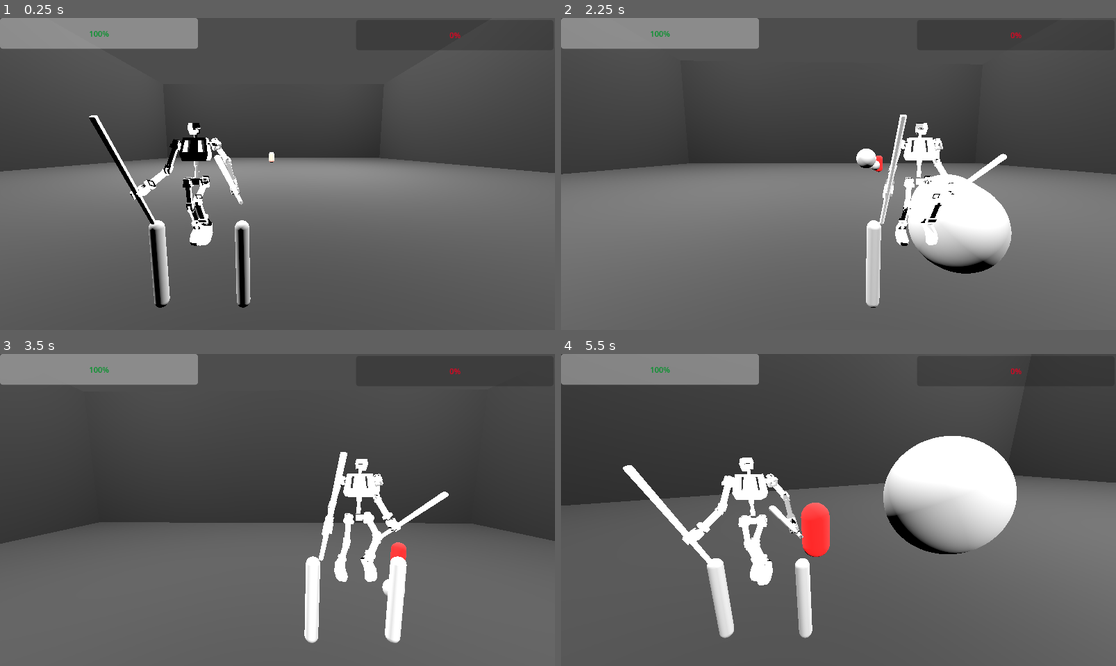
Above: before the commit, frames 1-4 (two rows, left to right).
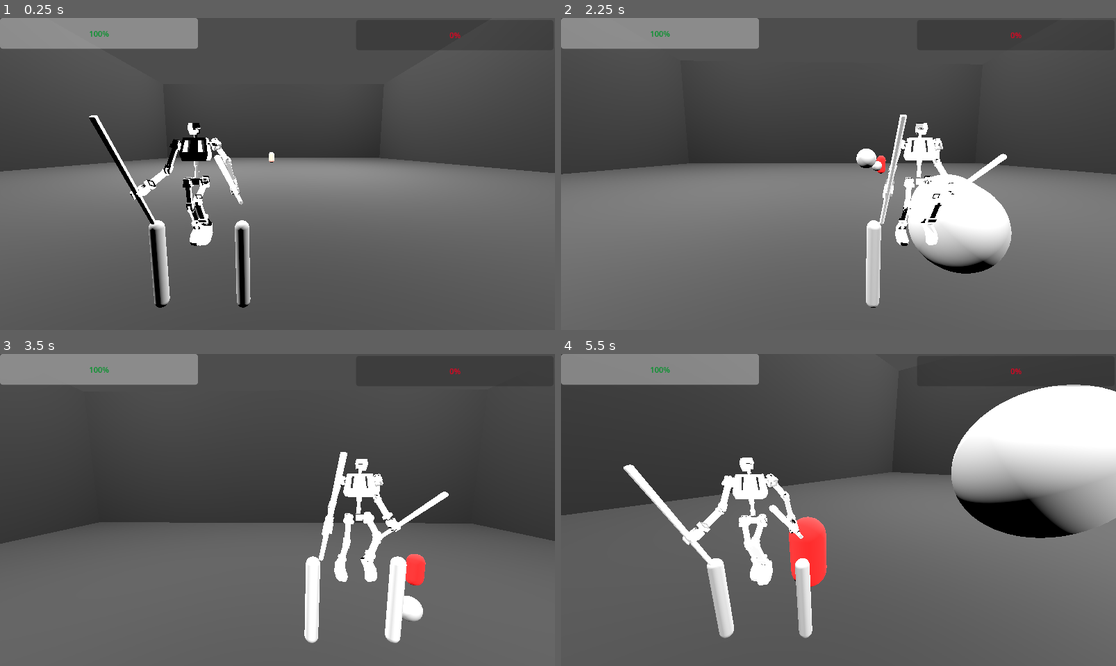
Above: after the commit, the same moments.

Repository: SKeppinger/brickbot-beatdown
Game: Godot game, scene res://demo/demo_arena.tscn
The game is run twice, just before and just after one commit, with the same random seed, the same clock (stepped at 60 frames per second) and the same inputs.
Inputs (mouse positions are in pixels of both pictures, inside the frame that each line leads up to):
- Up to frame 1 (0.25 s): no input
- Up to frame 2 (2.25 s): move the mouse to (866, 174) at 0.52 s; hold W (move_forward) from 0.53 s (still down); tap X (change_shoulder) at 0.6 s; tap Space (jump) at 0.77, 1.52 s; move the mouse to (810, 174) at 1.27 s; click (810, 174) at 1.35 s; move the mouse to (849, 167) at 2.02 s; hold Right mouse button (right_ability) from 2.03 s (still down)
- Up to frame 3 (3.5 s): keep holding W (move_forward); move the mouse to (271, 516) at 2.77 s; release Right mouse button (right_ability) at 2.78 s; tap Shift (special_ability) at 2.85 s; tap Space (jump) at 3.02 s
- Up to frame 4 (5.5 s): keep holding W (move_forward); move the mouse to (877, 513) at 3.52 s; hold Ctrl (sprint) 3.53-4.28 s; tap Space (jump) at 3.77, 4.52 s; move the mouse to (794, 506) at 4.27 s; tap C (target_lock) at 4.35 s; move the mouse to (844, 510) at 5.02 s; tap X (change_shoulder) at 5.1 s

The runs differ from the first frame. In frame 1, less than 0.1% of the frame differs, in the area x 49-50%, y 42-44%; in frame 2, less than 0.1%; in frame 3, 0.7%; in frame 4, 18%, in the area x 0-100%, y 9-92%.

Commit message:
Second enemy attack
Gave the enemy a new attack pattern for its close in mode, fires 4 bullets at 90 degree angles, entire pattern rotates

Diff:
--- a/demo/demo_enemy.gd
+++ b/demo/demo_enemy.gd
@@ -14,10 +14,10 @@
 const GRAVITY = -30.0
 const HURT_DURATION = 0.25
 #I have COPIED this code and I DO NOT understand it.
-## The pivot for rotation
-@onready var pivot = $Pivot
-## The projectile spawn point
-@onready var proj_spawn = $Pivot/ProjectileSpawn
+### The pivot for rotation
+#@onready var pivot = $Pivot
+### The projectile spawn point
+#@onready var proj_spawn = $Pivot/ProjectileSpawn
 
 var direction = Vector3(0, 0, 0)
 var hp = max_hp
@@ -29,25 +29,35 @@
 var target_position = Vector3.ZERO
 var attack_cooldown = 1.0
 var attack_timer = attack_cooldown
+var close_attack_rotation = PI/30
+var y_axis = Vector3(0,1,0)
+@onready var proj_angle = (position.direction_to(player.position)).rotated( y_axis, (PI/4))
 
 func _process(delta):
 	#Current desired behaviors: Pick between wanting to be close or far, then attempt to move to that range. Recheck and change every 15? sec
 	if dir_change_timer <= 0.0:
-		print("dir change timer")
 		dir_change_timer = 15
 		if desired_range == "far":
 			desired_range = "close"
+			attack_cooldown = 0.2
+			var proj_angle = (position.direction_to(player.position)).rotated( y_axis, (PI/4))
+
 		else:
 			#for far distance, moves in a direction perpendicular to the line between it and player, in order to be predictable. this is shitass but should work.
 			desired_range = "far"
-
+			attack_cooldown = 1
 			direction.x = position.direction_to(player.position).z
 			direction.z = sign(randf_range(-1,1))*position.direction_to(player.position).x
 		print(desired_range)
 	else:
+		#if desired_range == "close":
+			#close_attack_rotation += (PI/8)*delta
 		dir_change_timer -= delta
 	if attack_timer <= 0:
-		attack()
+		if desired_range == "far":
+			attack()
+		else:
+			attack_close()
 		attack_timer = attack_cooldown
 	else:
 		attack_timer -= delta
@@ -100,3 +110,13 @@
 	proj.source = Reference.Source.Enemy
 	get_tree().root.add_child(proj)
 	proj.global_position = position
+func attack_close():
+	proj_angle = proj_angle.rotated(y_axis, close_attack_rotation)
+	for i in range(4):
+
+		var proj = projectile.instantiate()
+		proj.direction = proj_angle
+		proj.source = Reference.Source.Enemy
+		get_tree().root.add_child(proj)
+		proj.global_position = position
+		proj_angle = proj_angle.rotated( y_axis, PI/2)
--- a/demo/demo_enemy_projectile.tscn
+++ b/demo/demo_enemy_projectile.tscn
@@ -7,6 +7,8 @@
 [sub_resource type="SphereMesh" id="SphereMesh_t2c0f"]
 
 [node name="demo_enemy_projectile" type="StaticBody3D" unique_id=1462585374]
+collision_layer = 16
+collision_mask = 5
 script = ExtResource("1_p6js5")
 lifetime = 5.0
 speed = 10.0
--- a/project.godot
+++ b/project.godot
@@ -92,6 +92,7 @@
 3d_physics/layer_1="Player"
 3d_physics/layer_2="Enemy"
 3d_physics/layer_3="Environment"
+3d_physics/layer_5="Enemy Projectiles"
 
 [rendering]
 
